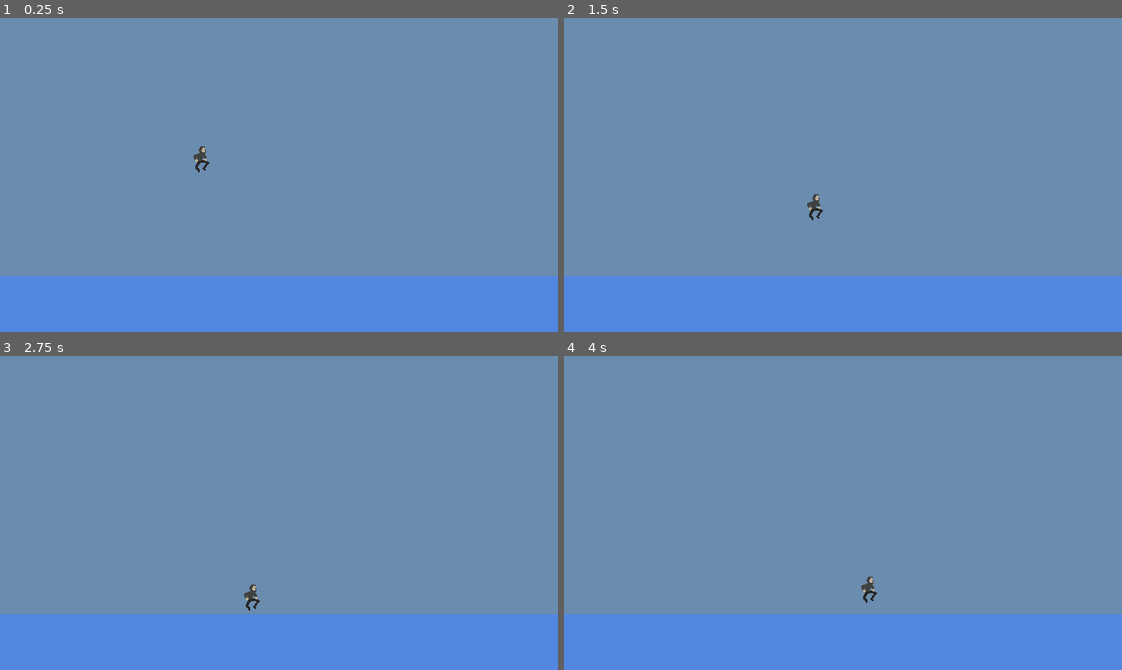
Above: before the commit, frames 1-4 (two rows, left to right).
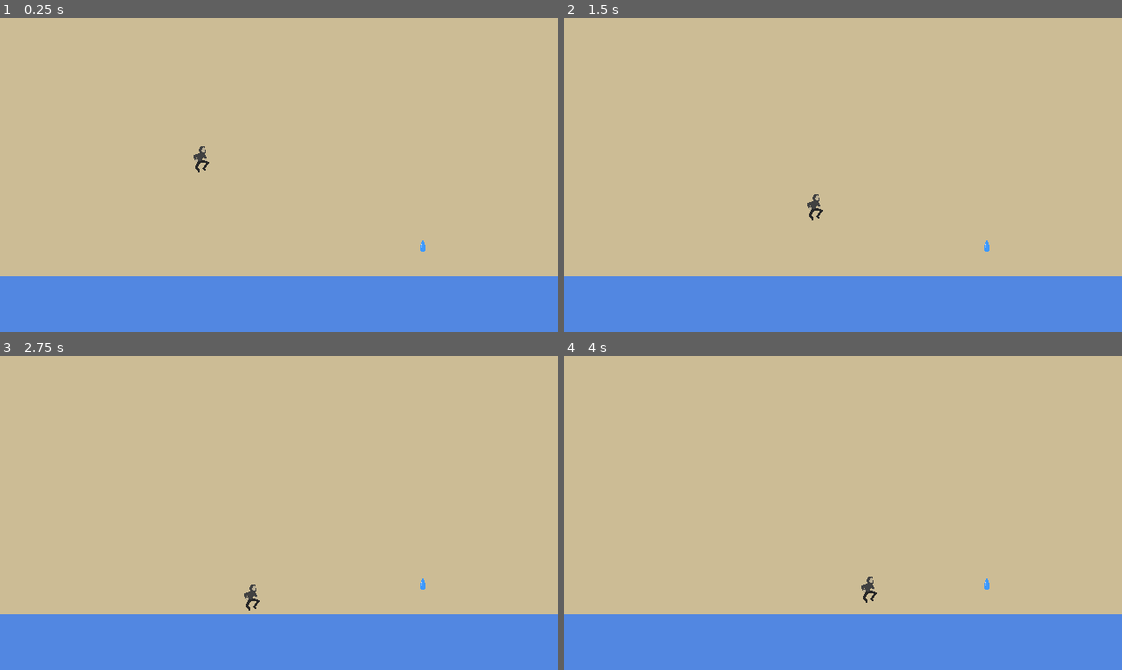
Above: after the commit, the same moments.

Repository: Aterlone/MasseyGameJam
Game: Godot game, scene res://main.tscn
The game is run twice, just before and just after one commit, with the same random seed, the same clock (stepped at 60 frames per second) and the same inputs.
Inputs:
- Up to frame 1 (0.25 s): no input
- Up to frame 2 (1.5 s): hold Right (ui_right) from 0.53 s (still down); tap Up (ui_up) at 0.77 s
- Up to frame 3 (2.75 s): tap Up (ui_up) at 1.52 s; release Right (ui_right) at 2.03 s; hold Left (ui_left) from 2.03 s (still down)
- Up to frame 4 (4 s): release Left (ui_left) at 2.78 s; hold Right (ui_right) from 2.78 s (still down); tap Up (ui_up) at 3.02, 3.77 s

The runs differ from the first frame. In frame 1, 82% of the frame differs, in the area x 0-100%, y 0-83%; in frame 2, 82%; in frame 3, 82%; in frame 4, 82%.

Commit message:
added water drop

Diff:
--- a/main.tscn
+++ b/main.tscn
@@ -1,6 +1,7 @@
-[gd_scene load_steps=3 format=3 uid="uid://n6u7lr0nc7i6"]
+[gd_scene load_steps=4 format=3 uid="uid://n6u7lr0nc7i6"]
 
 [ext_resource type="PackedScene" uid="uid://chs0nv8r8ro0j" path="res://player/player.tscn" id="1_ig7tw"]
+[ext_resource type="PackedScene" uid="uid://dusrftt1q7hkb" path="res://objects/waterdrop.tscn" id="2_0xm2m"]
 
 [sub_resource type="RectangleShape2D" id="RectangleShape2D_0xm2m"]
 size = Vector2(1209, 66)
@@ -12,7 +13,7 @@
 offset_top = -24.0
 offset_right = 1160.0
 offset_bottom = 664.0
-color = Color(0.416206, 0.549425, 0.684, 1)
+color = Color(0.799238, 0.737322, 0.582925, 1)
 
 [node name="ColorRect2" type="ColorRect" parent="."]
 offset_left = -48.0
@@ -29,3 +30,6 @@
 
 [node name="Player" parent="." instance=ExtResource("1_ig7tw")]
 position = Vector2(232, 160)
+
+[node name="Waterdrop" parent="." instance=ExtResource("2_0xm2m")]
+position = Vector2(485, 262)
--- /dev/null
+++ b/objects/waterdrop.gd
@@ -0,0 +1,7 @@
+extends Area2D
+
+
+func _on_area_entered(area: Area2D) -> void:
+	if area.name == "Player":
+		area.get_node("Sprite2D").heal()
+		queue_free()
--- /dev/null
+++ b/objects/waterdrop.tscn
@@ -0,0 +1,20 @@
+[gd_scene load_steps=4 format=3 uid="uid://dusrftt1q7hkb"]
+
+[ext_resource type="Script" uid="uid://g5jrgk715mco" path="res://objects/waterdrop.gd" id="1_acf0c"]
+[ext_resource type="Texture2D" uid="uid://byrbstmnsejcj" path="res://objects/waterdrop.png" id="2_ycg1m"]
+
+[sub_resource type="CircleShape2D" id="CircleShape2D_7jnsj"]
+radius = 6.08276
+
+[node name="Waterdrop" type="Area2D"]
+script = ExtResource("1_acf0c")
+
+[node name="CollisionShape2D" type="CollisionShape2D" parent="."]
+shape = SubResource("CircleShape2D_7jnsj")
+
+[node name="Sprite2D" type="Sprite2D" parent="."]
+texture_filter = 1
+texture_repeat = 2
+texture = ExtResource("2_ycg1m")
+
+[connection signal="area_entered" from="." to="." method="_on_area_entered"]
Not shown, added: objects/waterdrop.gd.uid
Binary file added: objects/waterdrop.png
Not shown, added: objects/waterdrop.png.import
